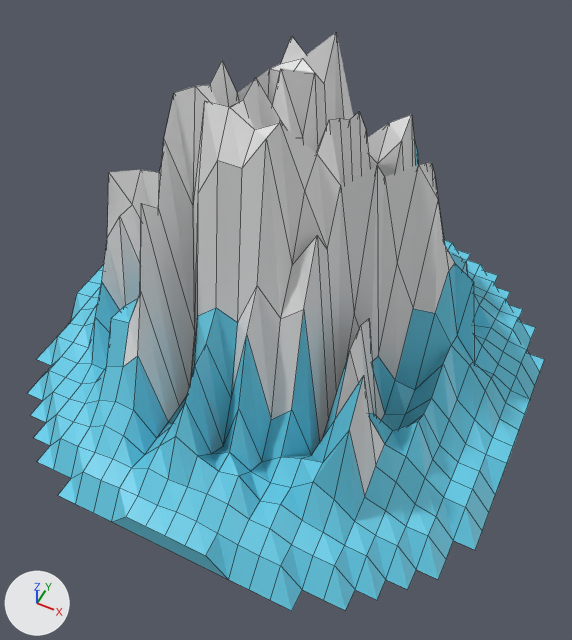
Two versions of the Blender file Assets/World/IceMountains/IceMountain4.blend, one commit apart.
One viewpoint serves both versions: a 50 mm camera at (17.4, -35.6, 49.1) aimed at (1.7, -4.1, 9.8). Lighting does not change. The marker at lower left points along +X, +Y and +Z. Mesh edges are drawn as thin lines.

In view in the first picture: 'Landscape'.
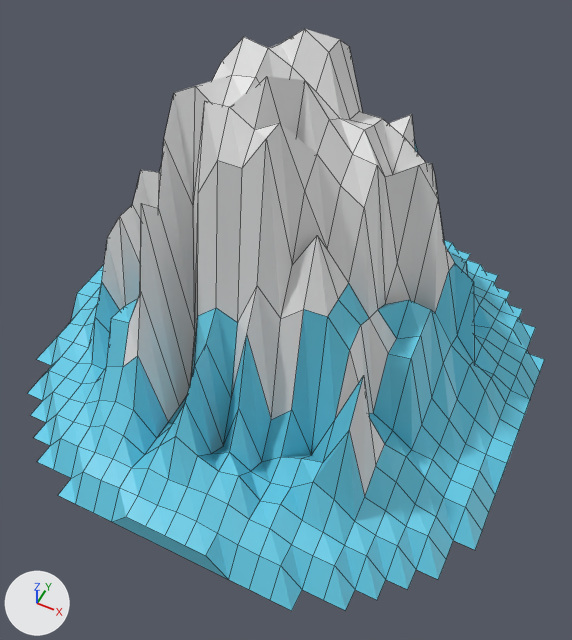
The newer file is also turned or shifted as a whole; pictures and numbers use the older file's frame.

Changed parts and their boxes [x1, y1, x2, y2] in the pictures (572 x 640 px; the box of a moved part takes in the faces that stretch with it):
'Landscape', reshaped: before [27, 33, 545, 611]; after [27, 29, 545, 611]
part 1 of me_landscape, moved or reshaped: before [196, 33, 451, 477]; after [196, 29, 451, 477]
part 2 of me_landscape, moved or reshaped (not visible afterwards): before [107, 170, 141, 237]

Patch to the scene script:
```diff
--- a/Assets/World/IceMountains/IceMountain4.blend.py
+++ b/Assets/World/IceMountains/IceMountain4.blend.py
@@ me_landscape @@
 # used by ob_landscape; location = (0.0, 0.0, 0.0); scale = (3.0, 3.0, 3.0)
-me_landscape.from_pydata(...)  # 557 vertices, 512 faces; spans x -6.0..6.0, y -6.0..6.0, z 0.06..8.52
-me_landscape.vertices[79].co = (-4.0, -1.0, 5.5)  # pixel (108, 172)
+me_landscape.from_pydata(...)  # 557 vertices, 512 faces; spans x -6.0..6.0, y -6.0..6.0, z 0.06..9.1
+# me_landscape part 1: 43 of 557 vertices moved; they spanned x -1.0..4.0, y -2.5..3.5, z 0.73..8.31 and now span x -1.0..4.0, y -2.5..3.5, z 1.28..9.1; mean shift (0.0, 0.0, 3.01); largest move (0.5, 0.5, 0.73) -> (0.5, 0.5, 8.77)
+# me_landscape part 2
+me_landscape.vertices[79].co = (-4.0, -1.0, 3.56)
 me_landscape.materials.append(mat_material_003)
```
